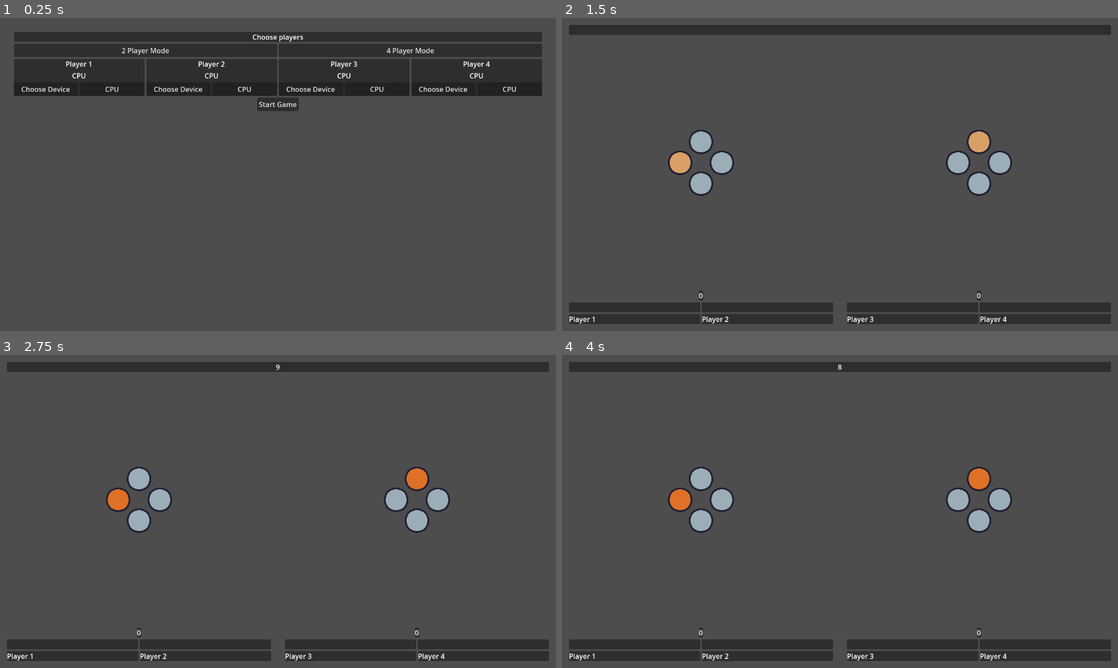
Above: before the commit, frames 1-4 (two rows, left to right).
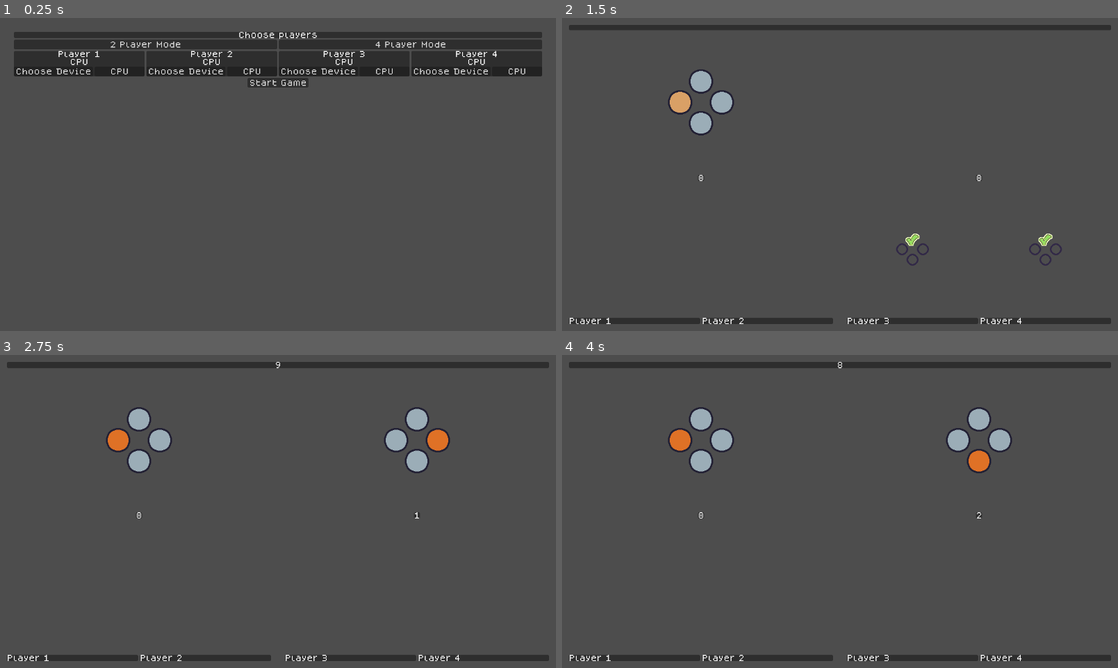
Above: after the commit, the same moments.

Repository: VileOar/js-final-proj
Game: Godot game, scene res://src/player_select/player_select.tscn
Two runs of this game, one before a commit and one after it. Both use one fixed random seed, a clock stepped at 60 frames per second and the inputs below. The engine's default icon, where the game draws it, is replaced by a stand-in: a white triangle on a blue panel in a dark square.
Inputs (mouse positions are in pixels of both pictures, inside the frame that each line leads up to):
- Up to frame 1 (0.25 s): no input
- Up to frame 2 (1.5 s): click "Start Game" at 0.5 s; move the mouse to (962, 158) at 1.27 s; hold D (coop_right) from 1.28 s (still down); click (962, 158) at 1.42 s
- Up to frame 3 (2.75 s): move the mouse to (166, 527) at 2.02 s; release D (coop_right) at 2.03 s; hold S (coop_down) from 2.03 s (still down)
- Up to frame 4 (4 s): tap Enter at 2.75 s; move the mouse to (895, 442) at 2.77 s; release S (coop_down) at 2.78 s; hold D (coop_right) 2.78-3.53 s; move the mouse to (812, 574) at 3.52 s; hold W (coop_up) from 3.53 s (still down); click (812, 574) at 3.67 s

The runs differ from the first frame. In frame 1, 8.9% of the frame differs, in the area x 2-98%, y 4-30%; in frame 2, 9.0%; in frame 3, 9.6%, in the area x 1-99%, y 2-98%; in frame 4, 9.5%.

Commit message:
added ai players and other ui changes

Diff:
--- /dev/null
+++ b/assets/spriteframes/animated_answer.tres
@@ -0,0 +1,75 @@
+[gd_resource type="SpriteFrames" load_steps=9 format=3 uid="uid://bmm6rsqolnk4m"]
+
+[ext_resource type="Texture2D" uid="uid://crk5lb7wd2a0l" path="res://assets/gfx/dyad_game/answer.png" id="1_2rou3"]
+
+[sub_resource type="AtlasTexture" id="AtlasTexture_4sch4"]
+atlas = ExtResource("1_2rou3")
+region = Rect2(32, 32, 32, 32)
+
+[sub_resource type="AtlasTexture" id="AtlasTexture_4qcfs"]
+atlas = ExtResource("1_2rou3")
+region = Rect2(0, 32, 32, 32)
+
+[sub_resource type="AtlasTexture" id="AtlasTexture_11hls"]
+atlas = ExtResource("1_2rou3")
+region = Rect2(32, 96, 32, 32)
+
+[sub_resource type="AtlasTexture" id="AtlasTexture_vmeaa"]
+atlas = ExtResource("1_2rou3")
+region = Rect2(0, 96, 32, 32)
+
+[sub_resource type="AtlasTexture" id="AtlasTexture_whcd4"]
+atlas = ExtResource("1_2rou3")
+region = Rect2(0, 0, 32, 32)
+
+[sub_resource type="AtlasTexture" id="AtlasTexture_fvcdi"]
+atlas = ExtResource("1_2rou3")
+region = Rect2(32, 64, 32, 32)
+
+[sub_resource type="AtlasTexture" id="AtlasTexture_3psho"]
+atlas = ExtResource("1_2rou3")
+region = Rect2(0, 64, 32, 32)
+
+[resource]
+animations = [{
+"frames": [{
+"duration": 1.0,
+"texture": SubResource("AtlasTexture_4sch4")
+}, {
+"duration": 1.0,
+"texture": SubResource("AtlasTexture_4qcfs")
+}],
+"loop": true,
+"name": &"correct",
+"speed": 6.0
+}, {
+"frames": [{
+"duration": 1.0,
+"texture": SubResource("AtlasTexture_11hls")
+}, {
+"duration": 1.0,
+"texture": SubResource("AtlasTexture_vmeaa")
+}],
+"loop": true,
+"name": &"defect",
+"speed": 6.0
+}, {
+"frames": [{
+"duration": 1.0,
+"texture": SubResource("AtlasTexture_whcd4")
+}],
+"loop": false,
+"name": &"none",
+"speed": 5.0
+}, {
+"frames": [{
+"duration": 1.0,
+"texture": SubResource("AtlasTexture_fvcdi")
+}, {
+"duration": 1.0,
+"texture": SubResource("AtlasTexture_3psho")
+}],
+"loop": true,
+"name": &"wrong",
+"speed": 6.0
+}]
--- a/assets/spriteframes/animated_prompt.tres
+++ b/assets/spriteframes/animated_prompt.tres
@@ -1,17 +1,17 @@
 [gd_resource type="SpriteFrames" load_steps=5 format=3 uid="uid://cqm0mrkkjr6x4"]
 
-[ext_resource type="Texture2D" uid="uid://dfxml8qs653c5" path="res://assets/dyad_game/direction_prompt.png" id="1_vk0ar"]
+[ext_resource type="Texture2D" uid="uid://dfxml8qs653c5" path="res://assets/gfx/dyad_game/direction_prompt.png" id="1_somov"]
 
 [sub_resource type="AtlasTexture" id="AtlasTexture_ie1ja"]
-atlas = ExtResource("1_vk0ar")
+atlas = ExtResource("1_somov")
 region = Rect2(0, 64, 64, 64)
 
 [sub_resource type="AtlasTexture" id="AtlasTexture_vdtv3"]
-atlas = ExtResource("1_vk0ar")
+atlas = ExtResource("1_somov")
 region = Rect2(0, 128, 64, 64)
 
 [sub_resource type="AtlasTexture" id="AtlasTexture_fb7io"]
-atlas = ExtResource("1_vk0ar")
+atlas = ExtResource("1_somov")
 region = Rect2(0, 0, 64, 64)
 
 [resource]
--- a/project.godot
+++ b/project.godot
@@ -29,6 +29,10 @@
 window/size/viewport_width=1280
 window/size/viewport_height=720
 window/stretch/mode="viewport"
+
+[gui]
+
+theme/custom_font="res://assets/fonts/dogica/TTF/dogicapixel.ttf"
 
 [input]
 
--- a/src/autoloads/Global.gd
+++ b/src/autoloads/Global.gd
@@ -28,7 +28,7 @@
 }
 
 ## max time for the second player to answer in a dyad
-const SECOND_ANSWER_TIMER = 2.0 # in sec
+const SECOND_ANSWER_TIMER = 1.5 # in sec
 ## short delay when both answers right before showing next prompt
 const CORRECT_DELAY = 0.5
 ## longer delay when answers are wrong
--- a/src/autoloads/SharedData.gd
+++ b/src/autoloads/SharedData.gd
@@ -69,4 +69,4 @@
 		return _player_data[player_id].get_score()
 	else:
 		assert(false, "Fatal: invalid player_id given")
-		return INF
+		return -1
--- a/src/data/player_stats.gd
+++ b/src/data/player_stats.gd
@@ -41,7 +41,7 @@
 # -------------------------------
 
 func set_score(score : int) -> void:
-	_score = _score
+	_score = score
 
 
 func get_score() -> int:
--- /dev/null
+++ b/src/dyad_game/ai_player.gd
@@ -0,0 +1,62 @@
+## node to control a basic CPU player
+##
+## this node does not have much processing[br]
+## it's based on probabilities to make decisions about what and when to answer
+extends Node
+class_name AIPlayer
+
+## maximum delay value before answer is submitted (dependent on Global timer, so that there is the chance for missing it
+const MAX_DELAY = Global.SECOND_ANSWER_TIMER * 1.5
+## chance of getting the wrong answer
+const WRONG_PROB = 0.2
+## chance of cooperating when answering
+const COOP_PROB = 0.8
+
+## player index
+var _player_index = -1
+
+
+## set the player index
+func set_player(player : int) -> void:
+	_player_index = player
+
+
+## called by the game to notify the AI that a new prompt is ready, so the AI may answer
+func on_new_prompt(prompt : int) -> void:
+	var timer := get_tree().create_timer(randf() * MAX_DELAY)
+	timer.timeout.connect(_on_answer_delay_finished.bind(prompt))
+
+
+## callback to the answer random delay
+func _on_answer_delay_finished(prompt : int) -> void:
+	var directions = Global.Directions.values()
+	directions.erase(prompt)
+
+	# generate an input event
+	var event = InputEventAction.new()
+	event.pressed = true
+
+	var coop = randf() < COOP_PROB # chance to cooperate
+	if randf() < WRONG_PROB: # chance to get it wrong
+		prompt = directions[randi() % directions.size()] # choose one of the other directions
+
+	event.action = _parse_action(prompt, coop)
+
+	Signals.input_player_action.emit(_player_index, event)
+
+
+## parse action from direction and coop/defect
+func _parse_action(direction : int, coop : bool) -> StringName:
+	var answer = "coop_" if coop else "defect_"
+
+	match direction:
+		Global.Directions.LEFT:
+			answer += "left"
+		Global.Directions.RIGHT:
+			answer += "right"
+		Global.Directions.UP:
+			answer += "up"
+		Global.Directions.DOWN:
+			answer += "down"
+
+	return answer
--- a/src/dyad_game/dyad_game.gd
+++ b/src/dyad_game/dyad_game.gd
@@ -11,6 +11,8 @@
 
 ## reference to the state machine
 @onready var _fsm = $StateMachine as DyadStateMachine
+## ref to the ai "folder"
+@onready var _ai = $AI
 
 ## reference to the Prompt Controller
 @onready var _prompt_ui = %PromptUI as PromptUI
@@ -39,6 +41,8 @@
 ## reset this dyad
 func reset_dyad() -> void:
 	_reset_dyad_points()
+	for ai in _ai.get_children():
+		ai.queue_free()
 
 
 ## start-up sequence, does not actually start the dyad
@@ -47,6 +51,16 @@
 	stable.emit()
 	_player_ui_list[0].set_player(_player1_index)
 	_player_ui_list[1].set_player(_player2_index)
+
+	# add ai players if required
+	if !InputManager.is_human_device(InputManager.get_player_device(_player1_index)):
+		var ai = AIPlayer.new() as AIPlayer
+		ai.set_player(_player1_index)
+		_ai.add_child(ai)
+	if !InputManager.is_human_device(InputManager.get_player_device(_player2_index)):
+		var ai = AIPlayer.new() as AIPlayer
+		ai.set_player(_player2_index)
+		_ai.add_child(ai)
 
 
 ## start the state machine
@@ -57,6 +71,13 @@
 ## stop the state machine
 func stop_dyad() -> void:
 	_fsm.replace_state("StoppedState")
+
+
+## NOTE: called by fsm only[br]
+## notify for a new prompt
+func notify_new_prompt(prompt : int) -> void:
+	for ai in _ai.get_children():
+		ai.on_new_prompt(prompt)
 
 
 # -----------------------------
--- a/src/dyad_game/dyad_game.tscn
+++ b/src/dyad_game/dyad_game.tscn
@@ -64,6 +64,7 @@
 [node name="PlayerUIs" type="HBoxContainer" parent="UI/VBoxContainer"]
 unique_name_in_owner = true
 layout_mode = 2
+size_flags_vertical = 3
 alignment = 1
 
 [node name="Player1" parent="UI/VBoxContainer/PlayerUIs" instance=ExtResource("8_6rlia")]
--- a/src/dyad_game/states/dyad_state_machine.gd
+++ b/src/dyad_game/states/dyad_state_machine.gd
@@ -51,6 +51,11 @@
 	_dyad_game.add_point(point)
 
 
+## alert for a new prompt
+func new_prompt(direction : int) -> void:
+	_dyad_game.notify_new_prompt(direction)
+
+
 # -------------------
 # || --- TIMER --- ||
 # -------------------
--- a/src/dyad_game/states/prompt_state.gd
+++ b/src/dyad_game/states/prompt_state.gd
@@ -28,6 +28,7 @@
 	# this state is used to generate a new prompt, so this is done on enter
 	_prompt = randi_range(0, 3) as Global.Directions # generate a new dir as per those defined in Directions
 	fsm.show_prompt_ui(true, _prompt)
+	fsm.new_prompt(_prompt)
 
 
 func exit():
--- a/src/dyad_game/ui/player/animated_answer.gd
+++ b/src/dyad_game/ui/player/animated_answer.gd
@@ -10,29 +10,29 @@
 	var anim = "none"
 
 	# default cancel all 4
-	# TODO:
-	#$Left.play(anim)
-	#$Right.play(anim)
-	#$Up.play(anim)
-	#$Down.play(anim)
+	$Left.play(anim)
+	$Right.play(anim)
+	$Up.play(anim)
+	$Down.play(anim)
 
 	# decide animation
-	if answer.is_correct():
+	if !Utils.nullcheck(answer): # if no answer is given, display nothing
+		return
+	elif answer.is_correct():
 		anim = "correct"
 	else:
 		anim = "wrong" if answer.cooperated() else "defect"
 
 	# play the correct direction
-	# TODO:
-	#match answer.direction():
-		#Global.Directions.LEFT:
-			#$Left.play(anim)
-		#Global.Directions.RIGHT:
-			#$Right.play(anim)
-		#Global.Directions.UP:
-			#$Up.play(anim)
-		#Global.Directions.DOWN:
-			#$Down.play(anim)
+	match answer.direction():
+		Global.Directions.LEFT:
+			$Left.play(anim)
+		Global.Directions.RIGHT:
+			$Right.play(anim)
+		Global.Directions.UP:
+			$Up.play(anim)
+		Global.Directions.DOWN:
+			$Down.play(anim)
 
 
 ## hide the answer
--- a/src/dyad_game/ui/player/animated_answer.tscn
+++ b/src/dyad_game/ui/player/animated_answer.tscn
@@ -1,14 +1,27 @@
-[gd_scene load_steps=2 format=3 uid="uid://cxeceweo8851j"]
+[gd_scene load_steps=3 format=3 uid="uid://cxeceweo8851j"]
 
 [ext_resource type="Script" path="res://src/dyad_game/ui/player/animated_answer.gd" id="1_dgfj4"]
+[ext_resource type="SpriteFrames" uid="uid://bmm6rsqolnk4m" path="res://assets/spriteframes/animated_answer.tres" id="2_eera6"]
 
 [node name="AnimatedAnswer" type="Node2D"]
 script = ExtResource("1_dgfj4")
 
 [node name="Left" type="AnimatedSprite2D" parent="."]
+position = Vector2(-24, 0)
+sprite_frames = ExtResource("2_eera6")
+animation = &"correct"
 
 [node name="Right" type="AnimatedSprite2D" parent="."]
+position = Vector2(24, 0)
+sprite_frames = ExtResource("2_eera6")
+animation = &"none"
 
 [node name="Up" type="AnimatedSprite2D" parent="."]
+position = Vector2(0, -24)
+sprite_frames = ExtResource("2_eera6")
+animation = &"none"
 
 [node name="Down" type="AnimatedSprite2D" parent="."]
+position = Vector2(0, 24)
+sprite_frames = ExtResource("2_eera6")
+animation = &"none"
--- a/src/dyad_game/ui/player/player_ui.gd
+++ b/src/dyad_game/ui/player/player_ui.gd
@@ -7,7 +7,7 @@
 ## ref to the player label
 @onready var _player_label = %Identifier as Label
 ## ref to the answer label
-@onready var _answer_label = %Answer as Label
+@onready var _answer = %Answer as AnimatedAnswer
 
 
 ## set the player identification
@@ -17,14 +17,9 @@
 
 ## reveal or hide the answer
 func show_answer(answer : PlayerAnswer):
-	if answer == null:
-		_answer_label.text = "(NONE)"
-	elif answer.is_correct():
-		_answer_label.text = "CORRECT"
-	else:
-		_answer_label.text = "WRONG - %s, %s" % [answer.direction(), "cooperated" if answer.cooperated() else "defected"]
+	_answer.animate_answer(answer)
 
 
 ## hide the amswer
 func hide_answer():
-	_answer_label.text = ""
+	_answer.hide_answer()
--- a/src/dyad_game/ui/player/player_ui.tscn
+++ b/src/dyad_game/ui/player/player_ui.tscn
@@ -1,6 +1,7 @@
-[gd_scene load_steps=2 format=3 uid="uid://7c4smtyjcn3m"]
+[gd_scene load_steps=3 format=3 uid="uid://7c4smtyjcn3m"]
 
 [ext_resource type="Script" path="res://src/dyad_game/ui/player/player_ui.gd" id="1_00vx3"]
+[ext_resource type="PackedScene" uid="uid://cxeceweo8851j" path="res://src/dyad_game/ui/player/animated_answer.tscn" id="2_ufdwb"]
 
 [node name="PlayerUI" type="MarginContainer"]
 anchors_preset = 15
@@ -13,14 +14,19 @@
 
 [node name="VBoxContainer" type="VBoxContainer" parent="."]
 layout_mode = 2
-alignment = 1
+alignment = 2
 
-[node name="PanelContainer2" type="PanelContainer" parent="VBoxContainer"]
+[node name="MarginContainer" type="MarginContainer" parent="VBoxContainer"]
 layout_mode = 2
+size_flags_vertical = 3
 
-[node name="Answer" type="Label" parent="VBoxContainer/PanelContainer2"]
+[node name="Control" type="Control" parent="VBoxContainer/MarginContainer"]
+layout_mode = 2
+size_flags_horizontal = 4
+size_flags_vertical = 4
+
+[node name="Answer" parent="VBoxContainer/MarginContainer/Control" instance=ExtResource("2_ufdwb")]
 unique_name_in_owner = true
-layout_mode = 2
 
 [node name="PanelContainer" type="PanelContainer" parent="VBoxContainer"]
 layout_mode = 2
--- a/src/round_game/round_game.gd
+++ b/src/round_game/round_game.gd
@@ -6,7 +6,7 @@
 class_name RoundGame
 
 ## delay at the end of a round
-const ROUND_END_DELAY = 0.5
+const ROUND_END_DELAY = 3.0
 
 ## ref to the 1sec timer
 @onready var _timer = $SecondsTimer
--- a/src/round_game/round_results/dyad_results_panel.gd
+++ b/src/round_game/round_results/dyad_display/dyad_results_panel.gd
@@ -5,9 +5,12 @@
 extends MarginContainer
 class_name DyadResultsPanel
 
+@export var _score_number_scene : PackedScene
+
+# -----
+
 ## ref to the payoff grid
 @onready var _payoff_grid = %PointOutcomeGrid as PointOutcomeGrid
-
 ## ref to player 1 panel
 @onready var _p1_panel = %P1Panel as PlayerScorePanel
 @onready var _p2_panel = %P2Panel as PlayerScorePanel
@@ -47,7 +50,15 @@
 
 	_payoff_grid.trigger_outcome_anim(outcome_mask, _anim_speed)
 
-	# TODO: spawn numbers that fade out for each of the added scores
+	# spawn score indicator
+	var score = _score_number_scene.instantiate() as ScoreNumber
+	var pos = _p1_panel.get_global_rect().get_center()
+	score.start(pos, p1_added_score)
+	get_parent().add_child(score)
+	score = _score_number_scene.instantiate() as ScoreNumber
+	pos = _p2_panel.get_global_rect().get_center()
+	score.start(pos, p2_added_score)
+	get_parent().add_child(score)
 
 	# set the total scores on the player panels
 	_p1_panel.add_score(p1_added_score)
--- a/src/round_game/round_results/dyad_results_panel.tscn
+++ b/src/round_game/round_results/dyad_display/dyad_results_panel.tscn
@@ -1,8 +1,9 @@
-[gd_scene load_steps=4 format=3 uid="uid://doly0aqjw7m6l"]
+[gd_scene load_steps=5 format=3 uid="uid://doly0aqjw7m6l"]
 
-[ext_resource type="Script" path="res://src/round_game/round_results/dyad_results_panel.gd" id="1_06j8w"]
+[ext_resource type="Script" path="res://src/round_game/round_results/dyad_display/dyad_results_panel.gd" id="1_06j8w"]
+[ext_resource type="PackedScene" uid="uid://hbx38k3wfwha" path="res://src/round_game/round_results/dyad_display/score_number.tscn" id="2_jcxgw"]
 [ext_resource type="PackedScene" uid="uid://c8cadvctsyqpa" path="res://src/round_game/round_results/matrix_display/point_outcome_grid.tscn" id="2_snf3t"]
-[ext_resource type="PackedScene" uid="uid://oqgqq4mpijmn" path="res://src/round_game/round_results/player_score_panel.tscn" id="3_42x6v"]
+[ext_resource type="PackedScene" uid="uid://oqgqq4mpijmn" path="res://src/round_game/round_results/dyad_display/player_score_panel.tscn" id="3_42x6v"]
 
 [node name="DyadResultsPanel" type="MarginContainer"]
 anchors_preset = 15
@@ -12,6 +13,7 @@
 grow_vertical = 2
 size_flags_horizontal = 3
 script = ExtResource("1_06j8w")
+_score_number_scene = ExtResource("2_jcxgw")
 
 [node name="VBoxContainer" type="VBoxContainer" parent="."]
 layout_mode = 2
@@ -21,16 +23,13 @@
 layout_mode = 2
 size_flags_horizontal = 4
 
-[node name="PointsDisplay" type="MarginContainer" parent="VBoxContainer"]
+[node name="PlayerDiplay" type="MarginContainer" parent="VBoxContainer"]
 layout_mode = 2
 size_flags_vertical = 3
 
-[node name="PlayerDiplay" type="MarginContainer" parent="VBoxContainer"]
-layout_mode = 2
-size_flags_horizontal = 4
-
 [node name="HBoxContainer" type="HBoxContainer" parent="VBoxContainer/PlayerDiplay"]
 layout_mode = 2
+alignment = 1
 
 [node name="P1Panel" parent="VBoxContainer/PlayerDiplay/HBoxContainer" instance=ExtResource("3_42x6v")]
 unique_name_in_owner = true
--- a/src/round_game/round_results/player_score_panel.tscn
+++ b/src/round_game/round_results/dyad_display/player_score_panel.tscn
@@ -1,12 +1,23 @@
 [gd_scene load_steps=2 format=3 uid="uid://oqgqq4mpijmn"]
 
-[ext_resource type="Script" path="res://src/round_game/round_results/player_score_panel.gd" id="1_qwim8"]
+[ext_resource type="Script" path="res://src/round_game/round_results/dyad_display/player_score_panel.gd" id="1_qwim8"]
 
 [node name="PlayerScorePanel" type="MarginContainer"]
+anchors_preset = 15
+anchor_right = 1.0
+anchor_bottom = 1.0
+grow_horizontal = 2
+grow_vertical = 2
+size_flags_horizontal = 3
+size_flags_vertical = 3
 script = ExtResource("1_qwim8")
 
 [node name="VBoxContainer" type="VBoxContainer" parent="."]
 layout_mode = 2
+
+[node name="StatsDisplay" type="MarginContainer" parent="VBoxContainer"]
+layout_mode = 2
+size_flags_vertical = 3
 
 [node name="PanelContainer" type="PanelContainer" parent="VBoxContainer"]
 layout_mode = 2
@@ -18,7 +29,11 @@
 unique_name_in_owner = true
 layout_mode = 2
 text = "Player 1"
+horizontal_alignment = 1
+vertical_alignment = 1
 
 [node name="PlayerScore" type="Label" parent="VBoxContainer/PanelContainer/VBoxContainer"]
 unique_name_in_owner = true
 layout_mode = 2
+horizontal_alignment = 1
+vertical_alignment = 1
--- /dev/null
+++ b/src/round_game/round_results/dyad_display/score_number.gd
@@ -0,0 +1,24 @@
+## a number that rises in the air and fades out
+extends Node2D
+class_name ScoreNumber
+
+var speed = 320 # px/sec
+
+
+func _physics_process(delta: float) -> void:
+	if speed < 100:
+		modulate.a -= 0.02
+		if modulate.a <= 0:
+			queue_free()
+	if speed > 5:
+		speed *= 0.9
+
+	position.y -= speed * delta
+
+
+func start(pos : Vector2, value : int) -> void:
+	global_position = pos
+	if value >= 0:
+		$Label.text = "+%s" % [value]
+	else:
+		$Label.text = str(value)
--- /dev/null
+++ b/src/round_game/round_results/dyad_display/score_number.tscn
@@ -0,0 +1,22 @@
+[gd_scene load_steps=2 format=3 uid="uid://hbx38k3wfwha"]
+
+[ext_resource type="Script" path="res://src/round_game/round_results/dyad_display/score_number.gd" id="1_nakax"]
+
+[node name="ScoreNumber" type="Node2D"]
+script = ExtResource("1_nakax")
+
+[node name="Label" type="Label" parent="."]
+anchors_preset = 8
+anchor_left = 0.5
+anchor_top = 0.5
+anchor_right = 0.5
+anchor_bottom = 0.5
+offset_left = -128.0
+offset_top = -64.0
+offset_right = 128.0
+offset_bottom = 64.0
+grow_horizontal = 2
+grow_vertical = 2
+theme_override_colors/font_color = Color(1, 0.894118, 0.470588, 1)
+horizontal_alignment = 1
+vertical_alignment = 1
--- a/src/round_game/round_results/round_results_screen.gd
+++ b/src/round_game/round_results/round_results_screen.gd
@@ -58,6 +58,8 @@
 ## starts solving each point for each player[br]
 ## it receives the point stack via a parameter (it does NOT fetch it anywhere)
 func start_point_solving(round_stats : Array, dyad0_point_stack : Array, dyad1_point_stack : Array) -> void:
+	await get_tree().create_timer(1.0).timeout
+
 	_round_stats = round_stats
 
 	_point_stack0 = dyad0_point_stack
--- a/src/round_game/round_results/round_results_screen.tscn
+++ b/src/round_game/round_results/round_results_screen.tscn
@@ -1,7 +1,7 @@
 [gd_scene load_steps=3 format=3 uid="uid://bbe7i8g4nyqp1"]
 
 [ext_resource type="Script" path="res://src/round_game/round_results/round_results_screen.gd" id="1_eay3j"]
-[ext_resource type="PackedScene" uid="uid://doly0aqjw7m6l" path="res://src/round_game/round_results/dyad_results_panel.tscn" id="1_pya0j"]
+[ext_resource type="PackedScene" uid="uid://doly0aqjw7m6l" path="res://src/round_game/round_results/dyad_display/dyad_results_panel.tscn" id="1_pya0j"]
 
 [node name="RoundResultsSreen" type="MarginContainer"]
 anchors_preset = 15
Binary file added: assets/aseprite/answer.aseprite
Binary file added: assets/fonts/dogica/Ascii GB Studio/01.png
Not shown, added: assets/fonts/dogica/Ascii GB Studio/01.png.import
Binary file added: assets/fonts/dogica/Ascii GB Studio/02.png
Not shown, added: assets/fonts/dogica/Ascii GB Studio/02.png.import
Binary file added: assets/fonts/dogica/Ascii GB Studio/03.png
Not shown, added: assets/fonts/dogica/Ascii GB Studio/03.png.import
Binary file added: assets/fonts/dogica/Ascii GB Studio/04.png
Not shown, added: assets/fonts/dogica/Ascii GB Studio/04.png.import
Binary file added: assets/fonts/dogica/OTF/dogica.otf
Not shown, added: assets/fonts/dogica/OTF/dogica.otf.import
Binary file added: assets/fonts/dogica/OTF/dogicabold.otf
(and 41 more such lines)
